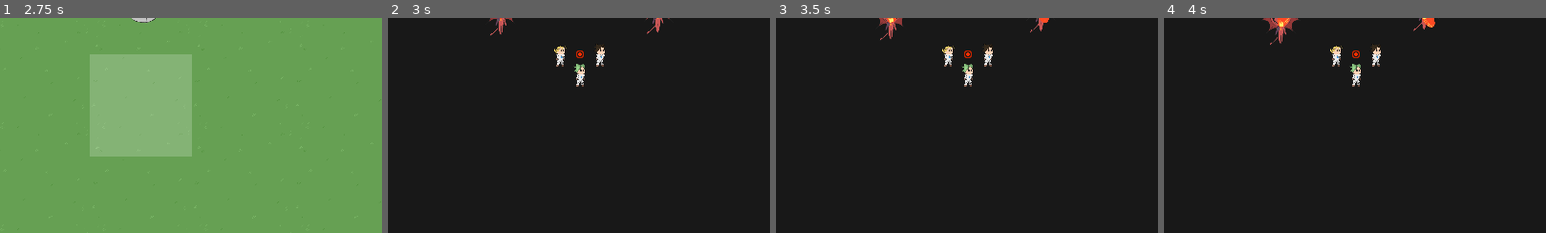
Above: before the commit, frames 1-4 (left to right).
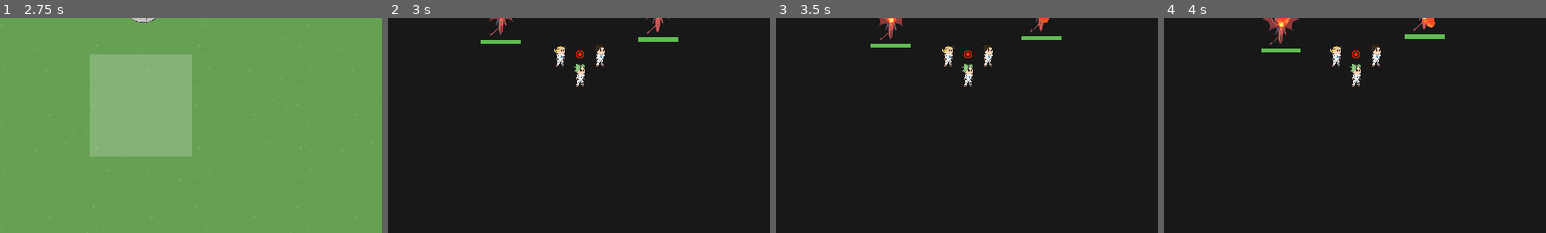
Above: after the commit, the same moments.

Repository: Hokome/BulletHellJam5
Game: Godot game, scene res://game.tscn
Two runs of this game, one before a commit and one after it. Both use one fixed random seed, a clock stepped at 60 frames per second and the inputs below.
Inputs (mouse positions are % of the whole screen's width and height, from its top left):
- Up to frame 1 (2.75 s): click (39, 50) at 0.52 s; click (39, 50) at 1.27 s; click (39, 50) at 2.02 s
- Up to frame 2 (3 s): click "Go!" at 2.75 s
- Up to frame 3 (3.5 s): no input
- Up to frame 4 (4 s): tap Enter at 3.5 s; drag from (50, 50) to (60, 28) at 3.52 s
The pictures show only the part of the screen within x 25-75%, y 42-92%; the shares and areas given below are measured in that part.

Frame 1 is identical in both runs. In frame 2, 0.4% of the frame differs, in the area x 24-76%, y 8-12%; in frame 3, 0.4%; in frame 4, 0.4%.

Commit message:
Enemy health bar

Diff:
--- a/units/enemy/enemy.tscn
+++ b/units/enemy/enemy.tscn
@@ -11,6 +11,7 @@
 [ext_resource type="Script" path="res://units/go_to_random.gd" id="6_hyt51"]
 [ext_resource type="Script" path="res://units/shoot.gd" id="7_essjv"]
 [ext_resource type="Script" path="res://addons/beehave/nodes/decorators/cooldown.gd" id="7_ockc4"]
+[ext_resource type="Theme" uid="uid://cnvec1w8fbn2t" path="res://ui/health_theme.tres" id="10_jp0pc"]
 
 [sub_resource type="Resource" id="Resource_6a3tq"]
 script = ExtResource("3_v8s31")
@@ -47,9 +48,27 @@
 script = ExtResource("6_hyt51")
 selection_range = Vector2(800, 600)
 
-[node name="health" type="Node2D" parent="."]
+[node name="health" type="Node2D" parent="." node_paths=PackedStringArray("ui")]
+position = Vector2(0, 128)
 script = ExtResource("4_ssyq8")
+ui = NodePath("health_bar")
 max_value = 50
+
+[node name="health_bar" type="ProgressBar" parent="health"]
+custom_minimum_size = Vector2(200, 20)
+anchors_preset = 8
+anchor_left = 0.5
+anchor_top = 0.5
+anchor_right = 0.5
+anchor_bottom = 0.5
+offset_left = -100.0
+offset_top = -10.0
+offset_right = 100.0
+offset_bottom = 10.0
+grow_horizontal = 2
+grow_vertical = 2
+theme = ExtResource("10_jp0pc")
+show_percentage = false
 
 [node name="animated_sprite_2d" type="AnimatedSprite2D" parent="."]
 sprite_frames = ExtResource("5_yyvre")
--- a/units/health.gd
+++ b/units/health.gd
@@ -2,15 +2,24 @@
 
 signal on_death()
 
+@export var ui: ProgressBar
 @export var max_value: int
+
 var value: int:
 	set(val):
 		value = min(max_value, val)
+		if ui:
+			ui.value = value
 		if value <= 0:
 			kill()
 
 func _ready():
-	value = max_value
+	if ui:
+		ui.max_value = max_value
+
+	if value == 0:
+		value = max_value
+
 
 func kill():
 	on_death.emit()
Not shown: 1 places in units/enemy/enemy.tscn that only renumber resources
